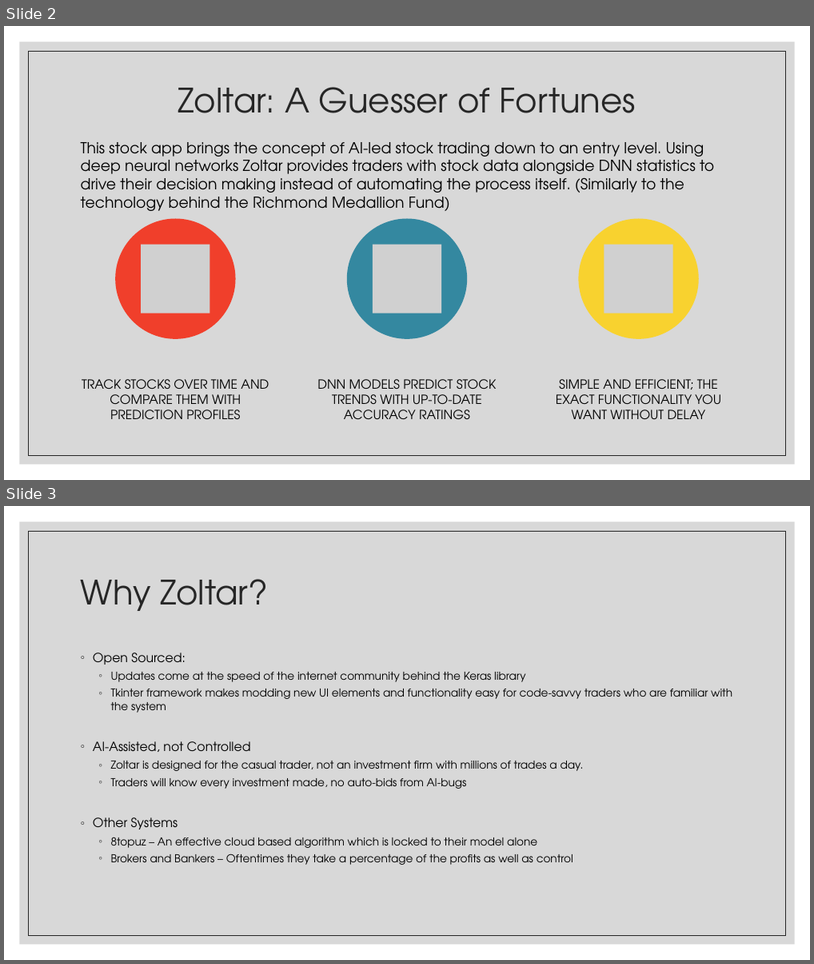
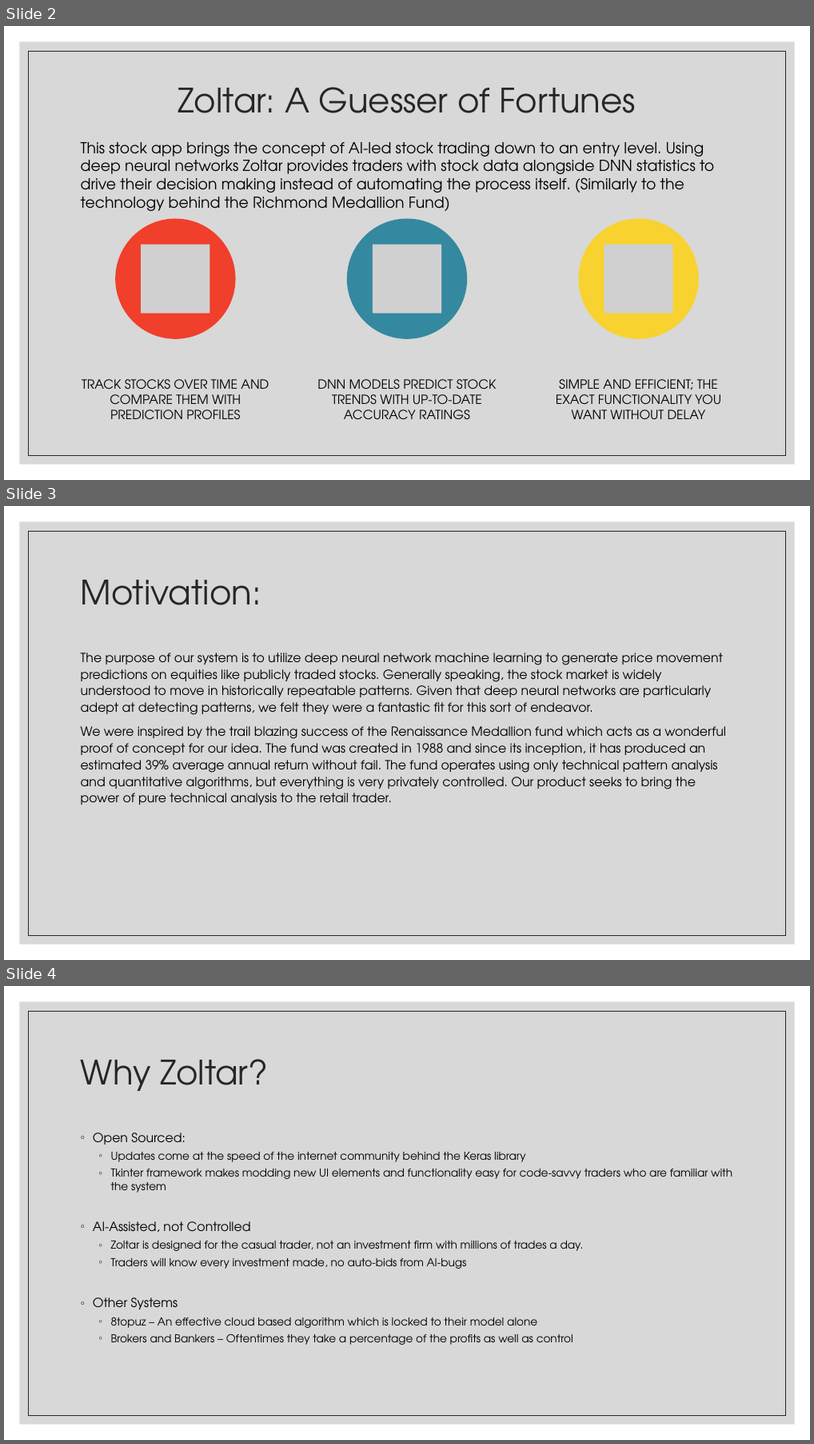
Before and after one commit to gmgoodale/Team19-Zoltar-Stock-Trader, a slide deck: Presentation/Zoltar Stock App.pptx. Shown one above the other, each under a label of ours: slides 2 and 3 before the commit, slides 2, 3 and 4 after it. The pictures are 814x964 and 814x1444 pixels, drawn with LibreOffice and Linux fonts; fonts in the diff are those of the drawing; grey boxes stand for pictures. Boxes give left, top, right and bottom in pixels: in the first picture for what was removed or moved away, otherwise in the second. Text is boxed around its words. In the diff, an @@ line names an element or a change of style, - is before the commit and + after.

```diff
--- a/Presentation/Zoltar Stock App.pptx
+++ b/Presentation/Zoltar Stock App.pptx
@@ slide 3 added at (4,506,810,960), background #FFFFFF; not listed: 2 template elements that a slide beside it also shows @@
@@ title added at (81,580,262,605), 40 pt, text #262626 @@
+Motivation:
@@ text added at (81,652,726,804), 15 pt, text #000000 @@
+The purpose of our system is to utilize deep neural network machine learning to generate price movement predictions on equities like publicly traded stocks. Generally speaking, the stock market is widely understood to move in historically repeatable patterns. Given that deep neural networks are particularly adept at detecting patterns, we felt they were a fantastic fit for this sort of endeavor.
+We were inspired by the trail blazing success of the Renaissance Medallion fund which acts as a wonderful proof of concept for our idea. The fund was created in 1988 and since its inception, it has produced an estimated 39% average annual return without fail. The fund operates using only technical pattern analysis and quantitative algorithms, but everything is very privately controlled. Our product seeks to bring the power of pure technical analysis to the retail trader.
@@ what was slide 3 is now slide 4 @@
```
Also in this commit, not shown: 2 slides changed, 2 other slides added.
